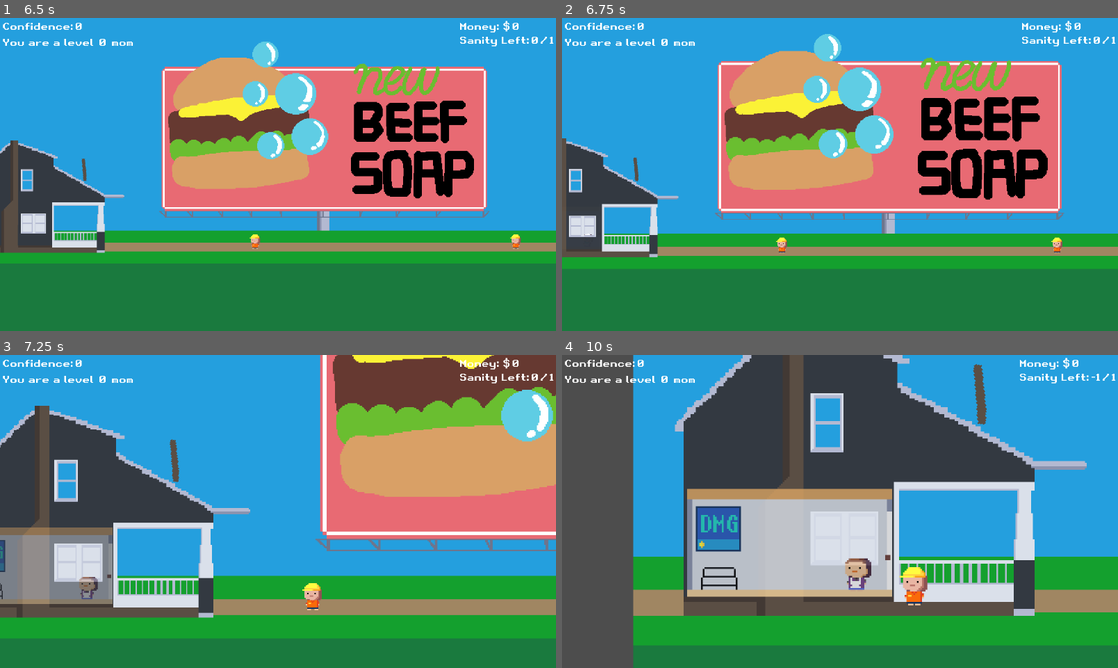
Above: before the commit, frames 1-4 (two rows, left to right).
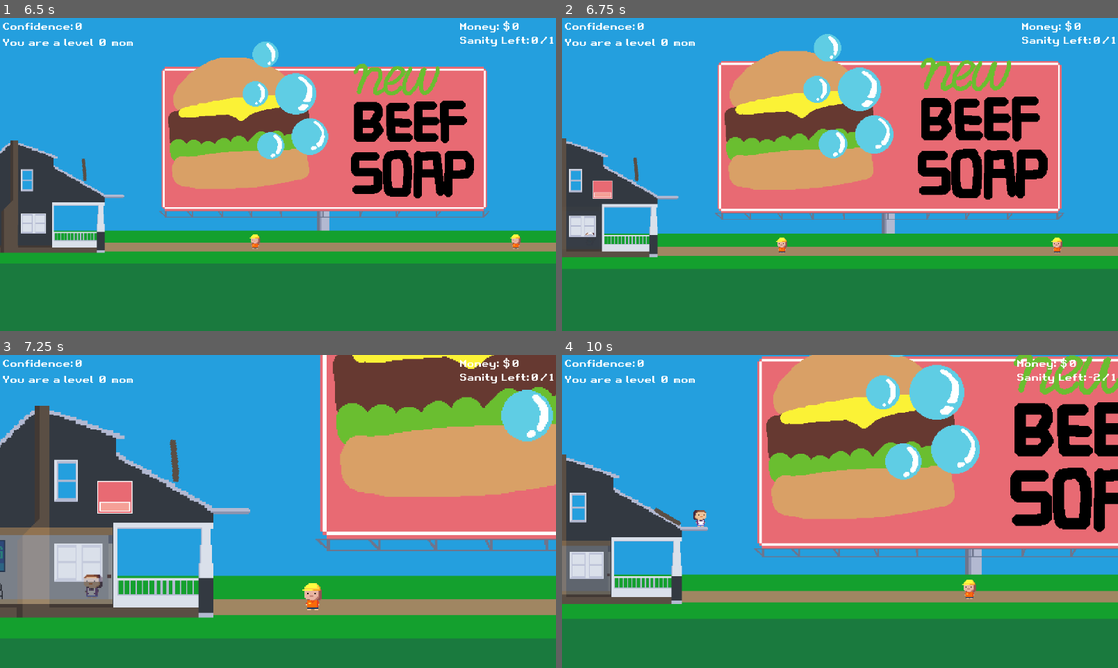
Above: after the commit, the same moments.

Repository: HypotheticalWhale/BabyThrowingSim
Game: Godot game, scene res://Scenes/Main.tscn
Same seed, same stepped clock (60 frames per second), same inputs: the game is played once before the commit and once after it.
Inputs (mouse positions are in pixels of both pictures, inside the frame that each line leads up to; where the layout moved, square brackets give the same spot in the first picture):
- Up to frame 1 (6.5 s): tap Enter at 0.5 s; move the mouse to (400, 158) at 0.52 s; hold Space (shoot) 0.53-1.28 s; move the mouse to (166, 190) at 1.27 s; tap Space (shoot) at 1.35, 2, 2.85, 4.35, 5.85 s; move the mouse to (333, 105) at 2.02 s; hold Space (shoot) 2.03-2.78 s; move the mouse to (250, 237) at 2.77 s; move the mouse to (444, 221) at 3.52 s; hold Space (shoot) 3.53-4.28 s; move the mouse to (111, 127) at 4.27 s; move the mouse to (305, 174) at 5.02 s; hold Space (shoot) 5.03-5.78 s; move the mouse to (194, 96) at 5.77 s
- Up to frame 2 (6.75 s): move the mouse to (962, 158) at 6.52 s; hold Space (shoot) from 6.53 s (still down)
- Up to frame 3 (7.25 s): keep holding Space (shoot)
- Up to frame 4 (10 s): release Space (shoot) at 7.25 s; click (678, 495) at 7.27 s; click (895, 445) at 8.02 s; click (723, 536) at 8.75 s; click (706, 536) [723, 536] at 9.5 s

Frame 1 is identical in both runs. In frame 2, 0.2% of the frame differs, in the area x 4-10%, y 52-70%; in frame 3, 0.9%; in frame 4, 83%, in the area x 0-100%, y 0-100%.

Commit message:
scene change from interior to combat and sprites for slow and freeze

Diff:
--- a/Enemy/RegularDad/RegularDad.tscn
+++ b/Enemy/RegularDad/RegularDad.tscn
@@ -48,7 +48,6 @@
 [node name="RegularDad" type="CharacterBody2D"]
 collision_layer = 128
 script = ExtResource("1_h77ta")
-speed = 120.0
 
 [node name="Sprite2D" type="Sprite2D" parent="."]
 texture = ExtResource("2_xoww0")
--- a/Player/Player.tscn
+++ b/Player/Player.tscn
@@ -1,38 +1,10 @@
-[gd_scene load_steps=8 format=3 uid="uid://c4hm1g85durbr"]
+[gd_scene load_steps=10 format=3 uid="uid://c4hm1g85durbr"]
 
 [ext_resource type="Script" path="res://Player/Player.gd" id="1_ynasf"]
 [ext_resource type="Texture2D" uid="uid://ox5174pwio7w" path="res://assets/Mom.png" id="2_ofyms"]
 
 [sub_resource type="CapsuleShape2D" id="CapsuleShape2D_okdm2"]
 height = 274.0
-
-[sub_resource type="Animation" id="Animation_l2hnj"]
-resource_name = "to_trapdoor"
-length = 0.5
-tracks/0/type = "value"
-tracks/0/imported = false
-tracks/0/enabled = true
-tracks/0/path = NodePath(".:position")
-tracks/0/interp = 1
-tracks/0/loop_wrap = true
-tracks/0/keys = {
-"times": PackedFloat32Array(0, 0.5),
-"transitions": PackedFloat32Array(1, 1),
-"update": 0,
-"values": [Vector2(183, 219), Vector2(120, 219)]
-}
-tracks/1/type = "value"
-tracks/1/imported = false
-tracks/1/enabled = true
-tracks/1/path = NodePath("Sprite:frame")
-tracks/1/interp = 1
-tracks/1/loop_wrap = true
-tracks/1/keys = {
-"times": PackedFloat32Array(0, 0.5),
-"transitions": PackedFloat32Array(1, 1),
-"update": 1,
-"values": [0, 1]
-}
 
 [sub_resource type="Animation" id="Animation_dsqn7"]
 length = 0.001
@@ -62,7 +34,7 @@
 }
 
 [sub_resource type="Animation" id="Animation_w7pcf"]
-resource_name = "to_interior"
+resource_name = "trapdoor_to_interior"
 length = 0.2
 tracks/0/type = "value"
 tracks/0/imported = false
@@ -74,14 +46,88 @@
 "times": PackedFloat32Array(0, 0.2),
 "transitions": PackedFloat32Array(1, 1),
 "update": 0,
-"values": [Vector2(40, 219), Vector2(60, 294)]
+"values": [Vector2(64, 219), Vector2(64, 292)]
+}
+
+[sub_resource type="Animation" id="Animation_l2hnj"]
+resource_name = "combat_to_trapdoor"
+length = 0.5
+tracks/0/type = "value"
+tracks/0/imported = false
+tracks/0/enabled = true
+tracks/0/path = NodePath(".:position")
+tracks/0/interp = 1
+tracks/0/loop_wrap = true
+tracks/0/keys = {
+"times": PackedFloat32Array(0, 0.5),
+"transitions": PackedFloat32Array(1, 1),
+"update": 0,
+"values": [Vector2(183, 219), Vector2(120, 219)]
+}
+tracks/1/type = "value"
+tracks/1/imported = false
+tracks/1/enabled = true
+tracks/1/path = NodePath("Sprite:frame")
+tracks/1/interp = 1
+tracks/1/loop_wrap = true
+tracks/1/keys = {
+"times": PackedFloat32Array(0, 0.5),
+"transitions": PackedFloat32Array(1, 1),
+"update": 1,
+"values": [0, 1]
+}
+
+[sub_resource type="Animation" id="Animation_u3is4"]
+resource_name = "trapdoor_to_combat"
+length = 0.5
+tracks/0/type = "value"
+tracks/0/imported = false
+tracks/0/enabled = true
+tracks/0/path = NodePath(".:position")
+tracks/0/interp = 1
+tracks/0/loop_wrap = true
+tracks/0/keys = {
+"times": PackedFloat32Array(0, 0.5),
+"transitions": PackedFloat32Array(1, 1),
+"update": 0,
+"values": [Vector2(120, 219), Vector2(183, 219)]
+}
+tracks/1/type = "value"
+tracks/1/imported = false
+tracks/1/enabled = true
+tracks/1/path = NodePath("Sprite:frame")
+tracks/1/interp = 1
+tracks/1/loop_wrap = true
+tracks/1/keys = {
+"times": PackedFloat32Array(0, 0.5),
+"transitions": PackedFloat32Array(1, 1),
+"update": 1,
+"values": [2, 3]
+}
+
+[sub_resource type="Animation" id="Animation_p7y2c"]
+resource_name = "interior_to_trapdoor"
+length = 0.2
+tracks/0/type = "value"
+tracks/0/imported = false
+tracks/0/enabled = true
+tracks/0/path = NodePath(".:position")
+tracks/0/interp = 1
+tracks/0/loop_wrap = true
+tracks/0/keys = {
+"times": PackedFloat32Array(0, 0.2),
+"transitions": PackedFloat32Array(1, 1),
+"update": 0,
+"values": [Vector2(64, 292), Vector2(64, 219)]
 }
 
 [sub_resource type="AnimationLibrary" id="AnimationLibrary_wydrd"]
 _data = {
 "RESET": SubResource("Animation_dsqn7"),
-"to_interior": SubResource("Animation_w7pcf"),
-"to_trapdoor": SubResource("Animation_l2hnj")
+"combat_to_trapdoor": SubResource("Animation_l2hnj"),
+"interior_to_trapdoor": SubResource("Animation_p7y2c"),
+"trapdoor_to_combat": SubResource("Animation_u3is4"),
+"trapdoor_to_interior": SubResource("Animation_w7pcf")
 }
 
 [node name="Player" type="Node2D"]
--- a/Projectile/FreezeArea.tscn
+++ b/Projectile/FreezeArea.tscn
@@ -1,7 +1,7 @@
 [gd_scene load_steps=4 format=3 uid="uid://cau1pwllcc5mo"]
 
-[ext_resource type="Texture2D" uid="uid://pu286uobp0g8" path="res://assets/Fish.png" id="1_3ox4y"]
 [ext_resource type="Script" path="res://Projectile/FreezeArea.gd" id="1_pylxx"]
+[ext_resource type="Texture2D" uid="uid://diiukwxb3gw6r" path="res://assets/Flash.png" id="2_rmfhx"]
 
 [sub_resource type="RectangleShape2D" id="RectangleShape2D_36rgd"]
 size = Vector2(499, 591)
@@ -19,9 +19,9 @@
 shape = SubResource("RectangleShape2D_36rgd")
 
 [node name="Sprite2D" type="Sprite2D" parent="."]
+modulate = Color(1, 1, 1, 0.258824)
 position = Vector2(0, 2.5)
-scale = Vector2(31, 36.9375)
-texture = ExtResource("1_3ox4y")
+texture = ExtResource("2_rmfhx")
 
 [node name="Timer" type="Timer" parent="."]
 wait_time = 0.2
--- a/Projectile/SlowAura.gd
+++ b/Projectile/SlowAura.gd
@@ -3,6 +3,7 @@
 var slow_multiplier = 1
 # Called when the node enters the scene tree for the first time.
 func _ready():
+	$AnimationPlayer.play("wow_trippy")
 	pass # Replace with function body.
 
 
--- a/Projectile/SlowAura.tscn
+++ b/Projectile/SlowAura.tscn
@@ -1,10 +1,48 @@
-[gd_scene load_steps=4 format=3 uid="uid://cldk3ehe6nldy"]
+[gd_scene load_steps=7 format=3 uid="uid://cldk3ehe6nldy"]
 
 [ext_resource type="Script" path="res://Projectile/SlowAura.gd" id="1_0lkpe"]
-[ext_resource type="Texture2D" uid="uid://djv8sw3jar88w" path="res://assets/kraken.png" id="2_ycuvn"]
+[ext_resource type="Texture2D" uid="uid://bqw22vyjk0h3b" path="res://assets/SlowWaves.png" id="2_a8p88"]
 
 [sub_resource type="CircleShape2D" id="CircleShape2D_eyygh"]
 radius = 189.003
+
+[sub_resource type="Animation" id="Animation_w8bx2"]
+resource_name = "wow_trippy"
+length = 1.5
+loop_mode = 1
+tracks/0/type = "value"
+tracks/0/imported = false
+tracks/0/enabled = true
+tracks/0/path = NodePath("Sprite2D:frame")
+tracks/0/interp = 1
+tracks/0/loop_wrap = true
+tracks/0/keys = {
+"times": PackedFloat32Array(0, 0.5, 1),
+"transitions": PackedFloat32Array(1, 1, 1),
+"update": 1,
+"values": [0, 1, 2]
+}
+
+[sub_resource type="Animation" id="Animation_xb8fd"]
+length = 0.001
+tracks/0/type = "value"
+tracks/0/imported = false
+tracks/0/enabled = true
+tracks/0/path = NodePath("Sprite2D:frame")
+tracks/0/interp = 1
+tracks/0/loop_wrap = true
+tracks/0/keys = {
+"times": PackedFloat32Array(0),
+"transitions": PackedFloat32Array(1),
+"update": 1,
+"values": [0]
+}
+
+[sub_resource type="AnimationLibrary" id="AnimationLibrary_it54w"]
+_data = {
+"RESET": SubResource("Animation_xb8fd"),
+"wow_trippy": SubResource("Animation_w8bx2")
+}
 
 [node name="SlowAura" type="Node2D"]
 script = ExtResource("1_0lkpe")
@@ -17,5 +55,12 @@
 shape = SubResource("CircleShape2D_eyygh")
 
 [node name="Sprite2D" type="Sprite2D" parent="."]
-scale = Vector2(22.4376, 22.4376)
-texture = ExtResource("2_ycuvn")
+modulate = Color(1, 1, 1, 0.235294)
+scale = Vector2(2, 2)
+texture = ExtResource("2_a8p88")
+hframes = 3
+
+[node name="AnimationPlayer" type="AnimationPlayer" parent="."]
+libraries = {
+"": SubResource("AnimationLibrary_it54w")
+}
--- a/Scenes/Main.tscn
+++ b/Scenes/Main.tscn
@@ -14,6 +14,10 @@
 [ext_resource type="Texture2D" uid="uid://bimjbvl02s345" path="res://assets/PorchFacade.png" id="7_r06g6"]
 [ext_resource type="Texture2D" uid="uid://bxkb3tvqnnb7n" path="res://assets/Porch.png" id="7_tpx61"]
 [ext_resource type="Texture2D" uid="uid://4kjde4mrohju" path="res://assets/trapdoor.png" id="8_p06lc"]
+[ext_resource type="Script" path="res://UI/StartButton.gd" id="11_72rcm"]
+[ext_resource type="Texture2D" uid="uid://c3a5rb57jvkrl" path="res://assets/UpgradesButtonNormal.png" id="11_pfjov"]
+[ext_resource type="Texture2D" uid="uid://dajxh02mihts4" path="res://assets/UpgradesButtonPressed.png" id="12_ygahd"]
+[ext_resource type="Texture2D" uid="uid://b3fiajblgvew4" path="res://assets/UpgradesButtonHover.png" id="13_4ekb5"]
 
 [node name="Main" type="Node2D"]
 script = ExtResource("1_64lo6")
@@ -38,6 +42,18 @@
 position = Vector2(60, -24)
 texture = ExtResource("8_p06lc")
 offset = Vector2(16, 11)
+
+[node name="StartButton" type="TextureButton" parent="Porch"]
+visible = false
+offset_left = -5.0
+offset_top = -28.0
+offset_right = 123.0
+offset_bottom = 100.0
+scale = Vector2(0.25, 0.25)
+texture_normal = ExtResource("11_pfjov")
+texture_pressed = ExtResource("12_ygahd")
+texture_hover = ExtResource("13_4ekb5")
+script = ExtResource("11_72rcm")
 
 [node name="Interior" type="Sprite2D" parent="Porch"]
 z_index = -1
@@ -74,8 +90,11 @@
 position = Vector2(890, 302)
 
 [node name="CombatCameraMarker" type="Marker2D" parent="."]
+position = Vector2(428, 196)
 
 [node name="InteriorCameraMarker" type="Marker2D" parent="."]
 position = Vector2(50, 256)
 
 [node name="LevelUpOptions" parent="." instance=ExtResource("4_2tcou")]
+
+[connection signal="pressed" from="Porch/StartButton" to="Porch/StartButton" method="_on_pressed"]
--- a/UI/SceneManager.gd
+++ b/UI/SceneManager.gd
@@ -10,9 +10,9 @@
 		await trapdoor_tween.tween_property(trapdoor, "rotation_degrees", -125, 0.5).finished
 
 		var player = get_tree().current_scene.get_node("Player")
-		player.get_node("AnimationPlayer").play("to_trapdoor")
+		player.get_node("AnimationPlayer").play("combat_to_trapdoor")
 		await player.get_node("AnimationPlayer").animation_finished
-		player.get_node("AnimationPlayer").play("to_interior")
+		player.get_node("AnimationPlayer").play("trapdoor_to_interior")
 		await player.get_node("AnimationPlayer").animation_finished
 
 		var camera_movement_tween = get_tree().create_tween()
@@ -34,3 +34,38 @@
 			porch_wall_final_modulate,
 			camera_movement_duration
 		)
+
+		get_tree().current_scene.get_node("Porch/StartButton").visible = true
+
+	if old_scene == "interior" and new_scene == "combat":
+		get_tree().current_scene.get_node("Porch/StartButton").visible = false
+
+		var player = get_tree().current_scene.get_node("Player")
+		player.get_node("AnimationPlayer").play("interior_to_trapdoor")
+		await player.get_node("AnimationPlayer").animation_finished
+		player.get_node("AnimationPlayer").play("trapdoor_to_combat")
+		await player.get_node("AnimationPlayer").animation_finished
+
+		var trapdoor_tween = get_tree().create_tween()
+		var trapdoor = get_tree().current_scene.get_node("Porch/Trapdoor")
+		await trapdoor_tween.tween_property(trapdoor, "rotation_degrees", 0, 0.5).finished
+
+		var camera_movement_tween = get_tree().create_tween()
+		var new_camera_position = get_tree().current_scene.get_node("CombatCameraMarker").global_position
+		var camera_movement_duration = 1
+		camera_movement_tween.tween_property(camera, "global_position", new_camera_position, camera_movement_duration).set_trans(Tween.TRANS_QUAD)
+
+		var camera_zoom_tween = get_tree().create_tween()
+		var new_camera_zoom = Vector2(1, 1)
+		camera_zoom_tween.tween_property(camera, "zoom", new_camera_zoom, camera_movement_duration)
+
+		var porch_wall_transparency_tween = get_tree().create_tween()
+		var porch_wall = get_tree().current_scene.get_node("Porch/PorchWall")
+		var porch_wall_final_modulate = Color(1, 1, 1, 1)
+
+		porch_wall_transparency_tween.tween_property(
+			porch_wall,
+			"modulate",
+			porch_wall_final_modulate,
+			camera_movement_duration
+		)
--- /dev/null
+++ b/UI/StartButton.gd
@@ -0,0 +1,7 @@
+extends TextureButton
+
+
+
+
+func _on_pressed():
+	await SceneManager.change_scene("interior", "combat")
Not shown: 1 places in Scenes/Main.tscn that only renumber resources
Binary file added: assets/Flash.png
Not shown, added: assets/Flash.png.import
Binary file added: assets/SlowWaves.png
Not shown, added: assets/SlowWaves.png.import
